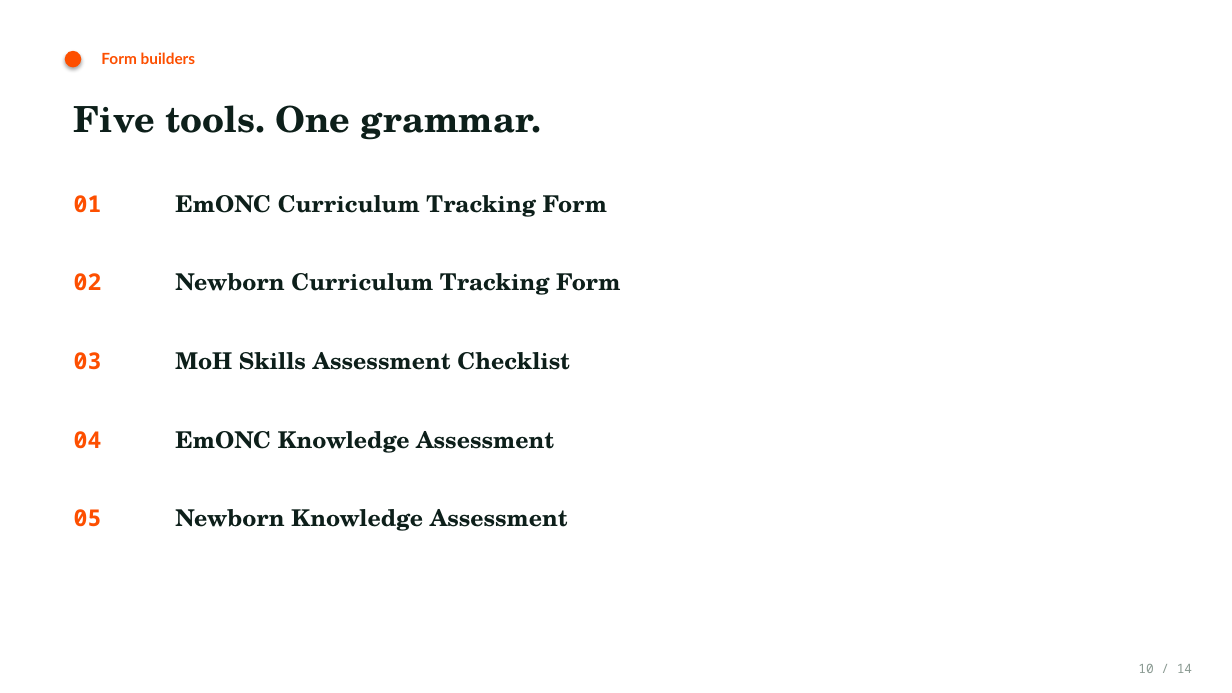
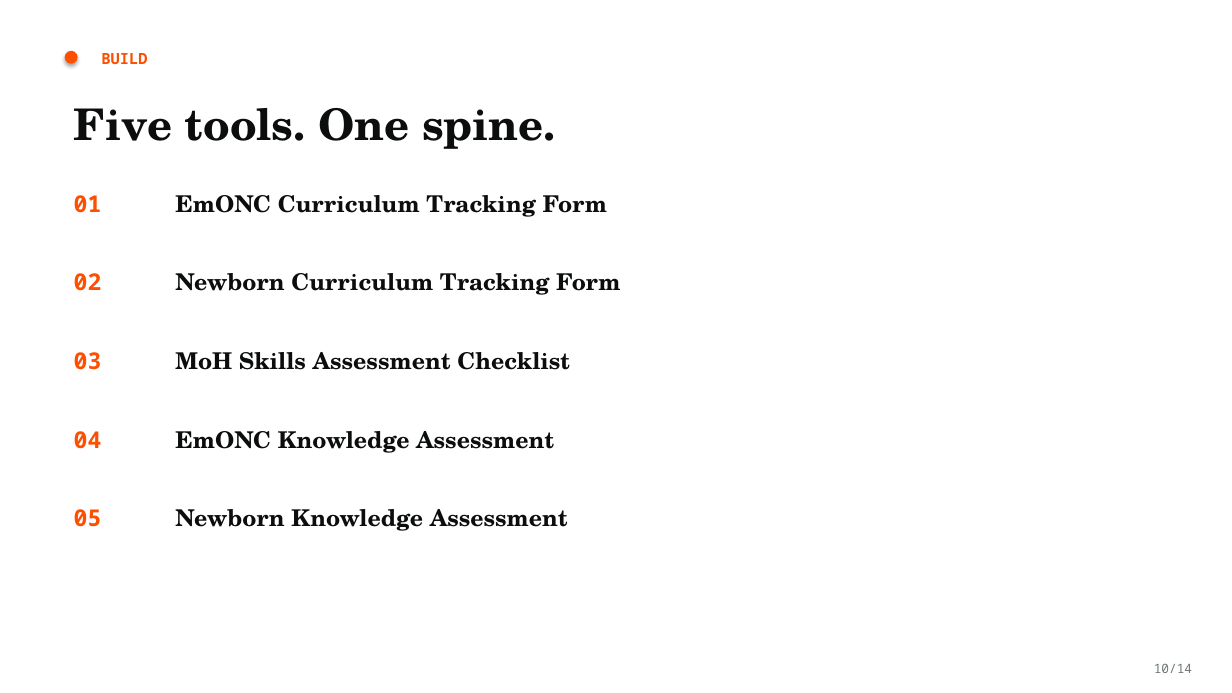
Before and after one commit to kakaijacob/Special-Operations-Schema, a slide deck: slide 10 of docs/Mentee_Mapping_SOP.pptx. Drawn at 1232x693 pixels with LibreOffice and Linux fonts; fonts in the diff are those of the drawing; background and template pictures are left out. Boxes give left, top, right and bottom in pixels: in the first picture for what was removed or moved away, otherwise in the second. Text is boxed around its words. In the diff, an @@ line names an element or a change of style, - is before the commit and + after.

```diff
--- a/docs/Mentee_Mapping_SOP.pptx
+++ b/docs/Mentee_Mapping_SOP.pptx
@@ text at (101,53,147,64): text changed; font Lato to Noto Sans Mono @@
-Form builders
+BUILD
@@ text at (74,108,556,149): text changed; size 28 to 34 pt; text colour #0D1F1A to #0C0E0D @@
-Five tools. One grammar.
+Five tools. One spine.
@@ text colour #0D1F1A to #0C0E0D in 5 elements at (175,195,607,217), (175,273,620,295), (175,352,570,370), (175,431,554,453), (175,509,568,531) @@
@@ text at (1154,664,1192,673): text changed; text colour #8A9A92 to #6E7872 @@
-10 / 14
+10/14
```
Also in this commit, not shown: 11 other slides changed, 2 slides added, 2 slides removed, 12 other files.
